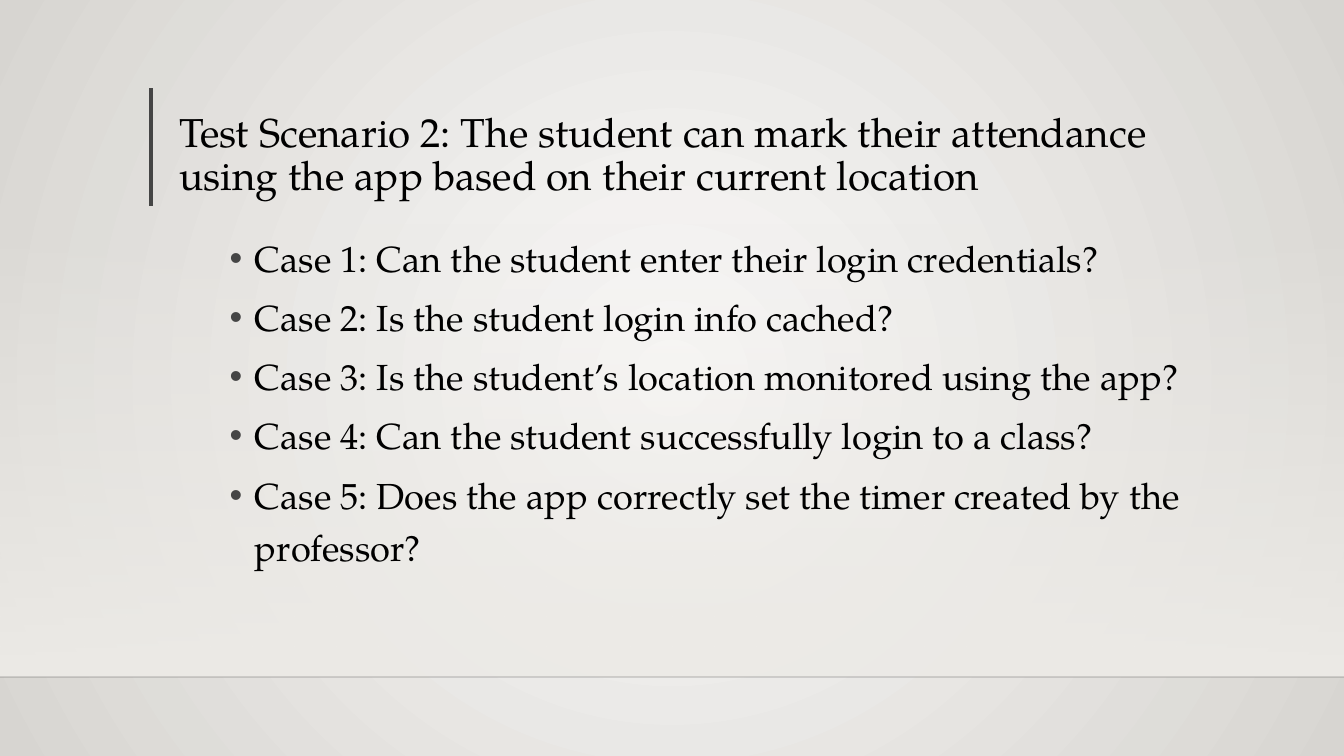
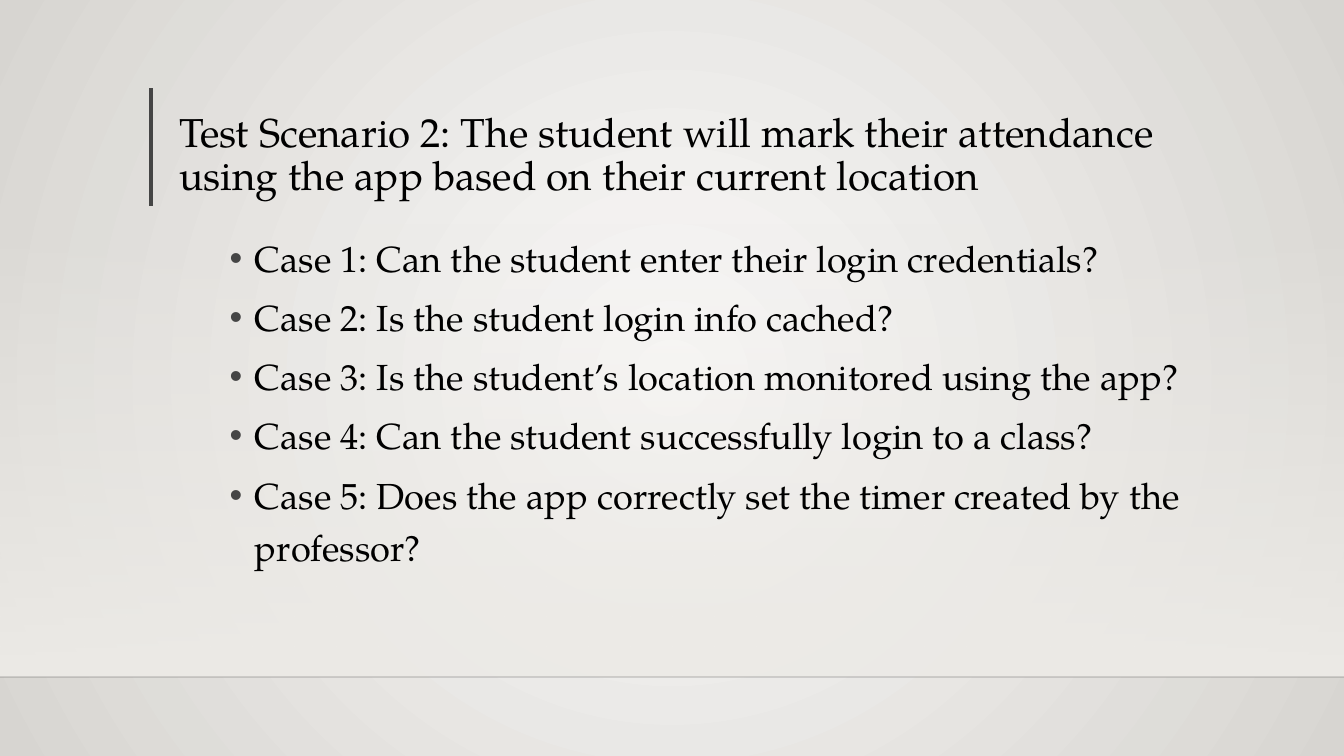
Before and after one commit to StewartSteven/Attend-In, a slide deck: slide 7 of FINAL_ATTEND-IN_Sprint_3 (2).pptx. Drawn at 1344x756 pixels with LibreOffice and Linux fonts; fonts in the diff are those of the drawing; background and template pictures are left out. Boxes give left, top, right and bottom in pixels: in the first picture for what was removed or moved away, otherwise in the second. Text is boxed around its words. In the diff, an @@ line names an element or a change of style, - is before the commit and + after.

```diff
--- a/FINAL_ATTEND-IN_Sprint_3 (2).pptx
+++ b/FINAL_ATTEND-IN_Sprint_3 (2).pptx
@@ title at (179,117,1154,202): text changed @@
-Test Scenario 2: The student can mark their attendance using the app based on their current location
+Test Scenario 2: The student will mark their attendance using the app based on their current location
```
Also in this commit, not shown: 2 other slides changed.
